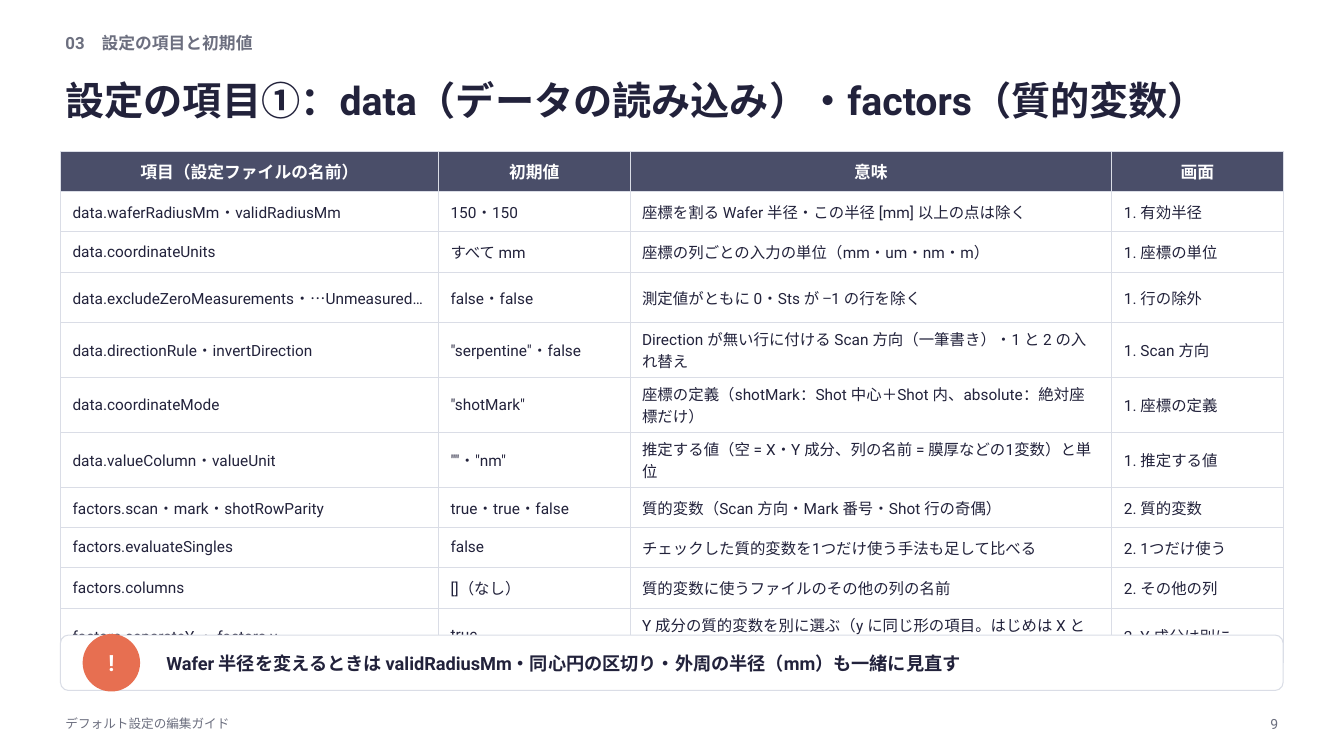
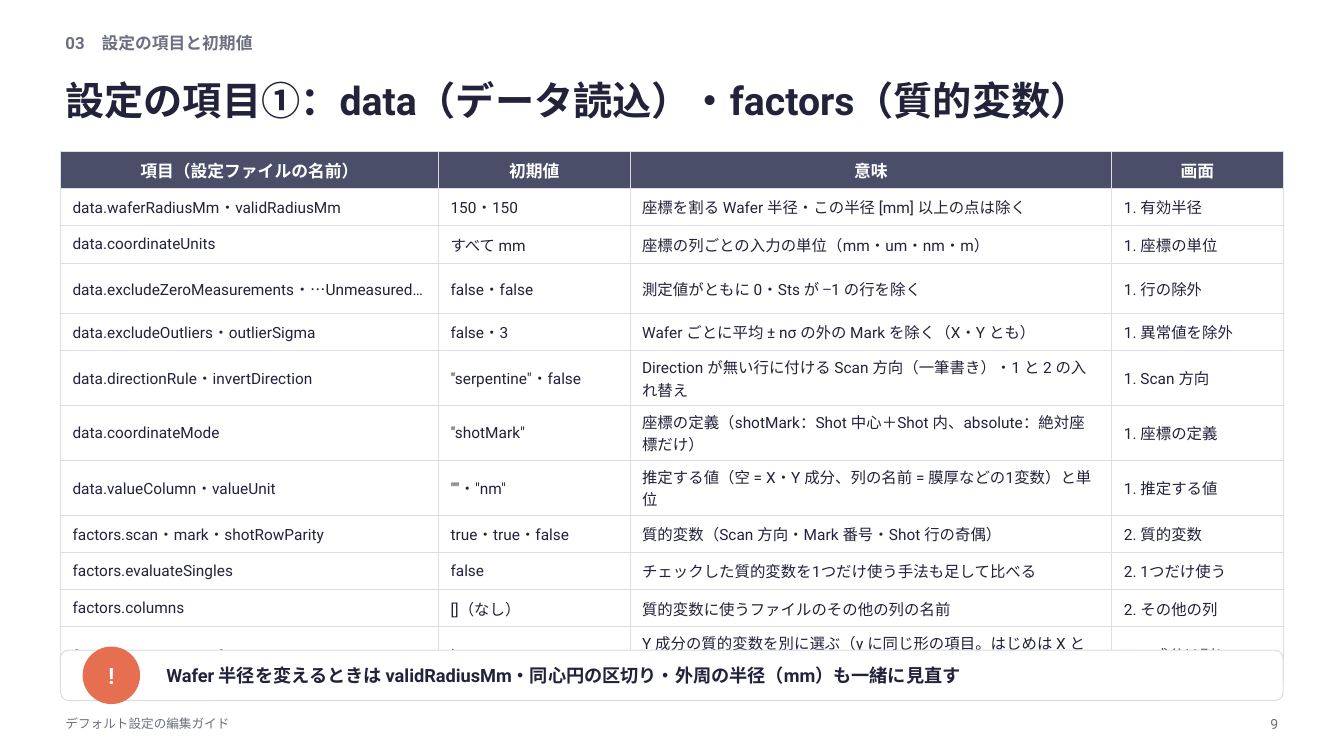
Before and after one commit to rsakamoto-0824/alignment-estimation-benchmark, a slide deck: slide 9 of matlab_app/docs/defaults_guide/デフォルト設定の編集ガイド.pptx. Drawn at 1344x756 pixels with LibreOffice and Linux fonts; fonts in the diff are those of the drawing. Boxes give left, top, right and bottom in pixels: in the first picture for what was removed or moved away, otherwise in the second. Text is boxed around its words. In the diff, an @@ line names an element or a change of style, - is before the commit and + after.

```diff
--- a/matlab_app/docs/defaults_guide/デフォルト設定の編集ガイド.pptx
+++ b/matlab_app/docs/defaults_guide/デフォルト設定の編集ガイド.pptx
@@ text at [65,81,1089,119]: text changed @@
-設定の項目①：data（データの読み込み）・factors（質的変数）
+設定の項目①：data（データ読込）・factors（質的変数）
@@ table at [60,151,1284,680] @@
+row 5: data.excludeOutliers・outlierSigma | false・3 | Wafer ごとに平均 ± nσ の外の Mark を除く（X・Y とも） | 1. 異常値を除外
@@ rounded rectangle: place and size @@
-rounded rectangle at [60,635,1284,691]
+rounded rectangle at [60,650,1284,701]
@@ rounded rectangle at [60,650,1284,701]: proportions changed @@
@@ ellipse "!": place and size @@
-ellipse "!" at [83,634,140,692]
+ellipse "!" at [83,647,140,705]
@@ text "Wafer 半径を変えるときは validRadiusMm・同心円の区切り・外周の半径（mm）も一緒に見直す": place and size @@
-text "Wafer 半径を変えるときは validRadiusMm・同心円の区切り・外周の半径（mm）も一緒に見直す" at [166,654,961,672]
+text "Wafer 半径を変えるときは validRadiusMm・同心円の区切り・外周の半径（mm）も一緒に見直す" at [166,666,961,684]
```
Also in this commit, not shown: 39 other files.
